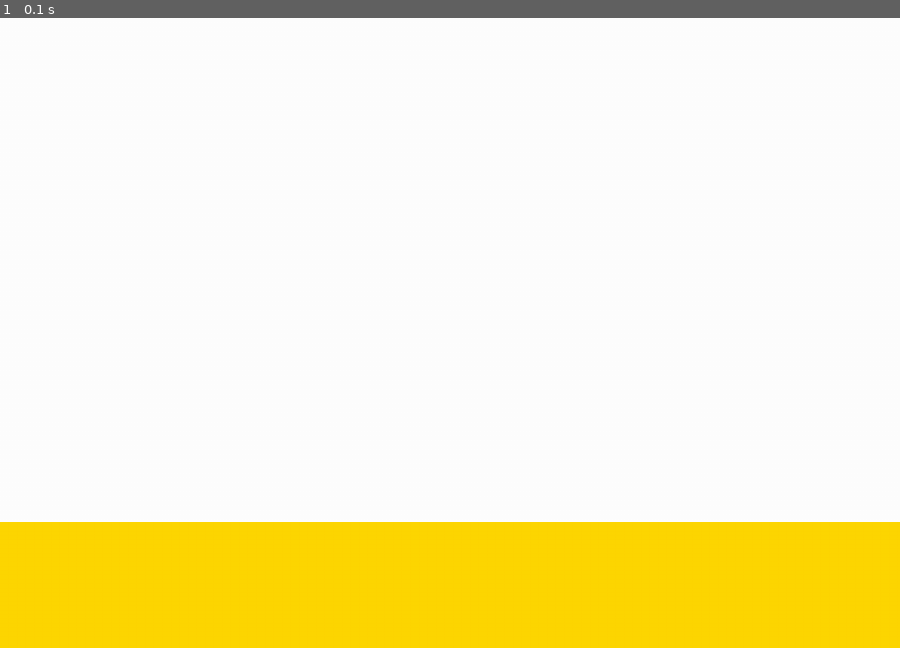
Above: before the commit, frame 1.
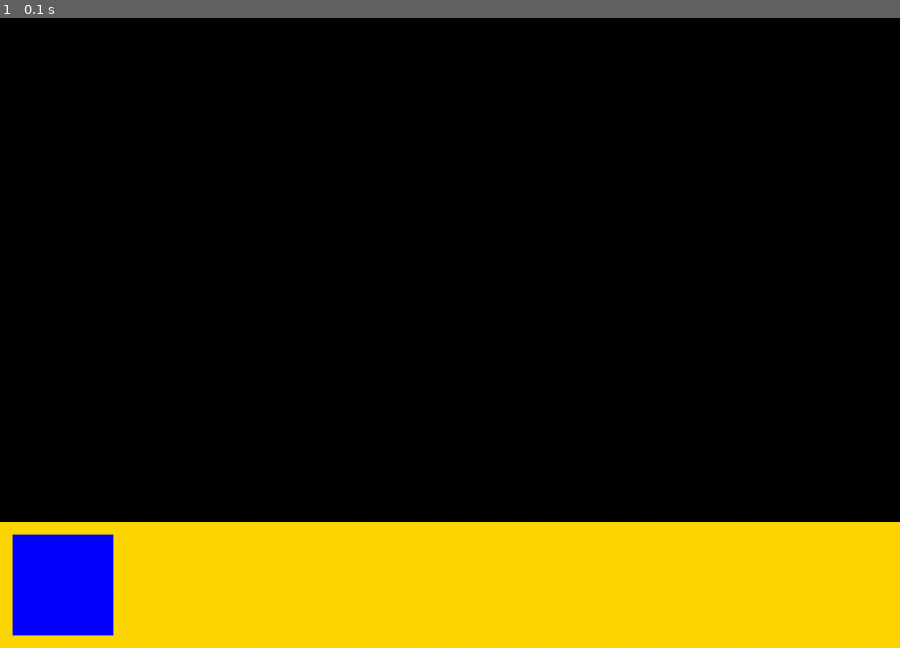
Above: after the commit, the same moment.

Repository: SatyamVyas04/MasteringPython
Game: pygame game, started from Pygame/CollisionDetect.py
The game is run twice, just before and just after one commit, with the same random seed, the same clock (stepped at 60 frames per second) and the same inputs.
Inputs:
- Up to frame 1 (0.1 s): no input

The runs differ from the first frame. In frame 1, 82% of the frame differs, in the area x 0-100%, y 0-99%.

Commit message:
Buttons added

Diff:
--- a/Pygame/CollisionDetect.py
+++ b/Pygame/CollisionDetect.py
@@ -19,12 +19,16 @@
     surface.fill("White")
     # Resize Check:
     wnW, wnH = surface.get_size()
+    surface = pygame.display.set_mode((wnW, wnH), pygame.RESIZABLE)
     # Menu Setup
     menuW, menuH = wnW, int(wnH/5)
     menu = pygame.Surface((menuW, menuH))
     menu.fill("Gold")
     menu_TL_Y = wnH - menuH
     surface.blit(menu, (0, menu_TL_Y))
+    # Buttons Setup
+    bH = bW = 0.8*menuH
+    pygame.draw.rect(surface, "blue", pygame.Rect(0.1*menuH, menu_TL_Y+0.1*menuH, bW, bH))
 
 
 
@@ -32,10 +36,13 @@
         if event.type == pygame.QUIT:
             pygame.quit()
             sys.exit()
-
-
-
-
+        if event.type == pygame.VIDEORESIZE:
+            width, height = event.size
+            if width < 1000:
+                width = 1000
+            if height < 625:
+                height = 625
+            wnW, wnH = width, height
 
 
     pygame.display.update()
--- /dev/null
+++ b/Pygame/tempCodeRunnerFile.py
@@ -0,0 +1 @@
+pygame.display.set_caption("CollisionDetection")
Binary file added: Pygame/Idea.png
